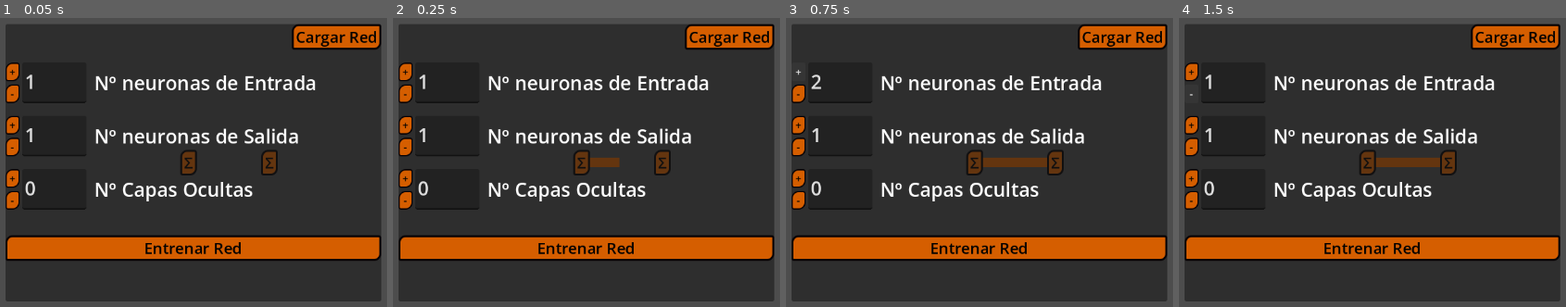
Above: before the commit, frames 1-4 (left to right).
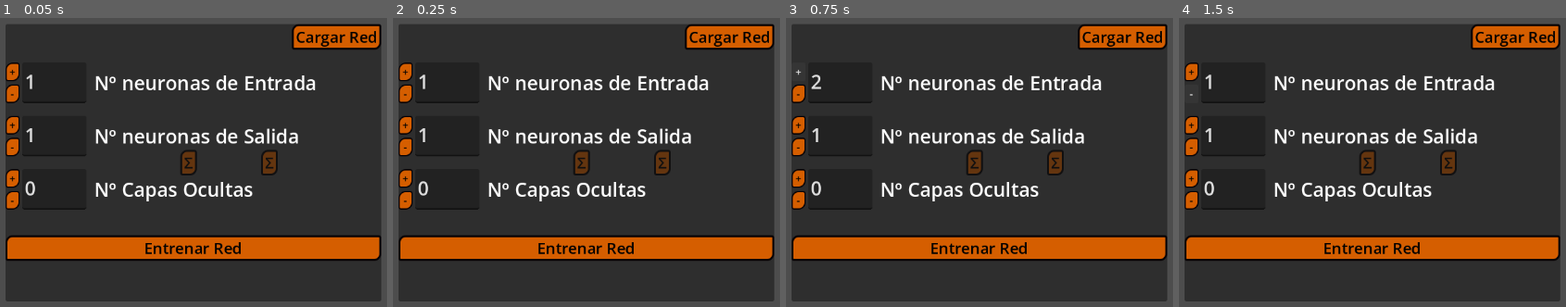
Above: after the commit, the same moments.

Repository: HectorAldao/visualizing_machine_learning
Game: Godot game, scene res://scenes/views/nn_view/nn_view.tscn
Two runs of this game, one before a commit and one after it. Both use one fixed random seed, a clock stepped at 60 frames per second and the inputs below. This scene is started directly instead of the project's main scene.
Inputs:
- Up to frame 1 (0.05 s): no input
- Up to frame 2 (0.25 s): no input
- Up to frame 3 (0.75 s): click "+" at 0.5 s
- Up to frame 4 (1.5 s): click "-" at 1.25 s

Frame 1 is identical in both runs. In frame 2, 0.2% of the frame differs, in the area x 50-59%, y 48-52%; in frame 3, 0.5%, in the area x 50-68%, y 48-52%; in frame 4, 0.5%.
Error after the commit: Invalid access to property or key 'update_conections' on a base object of type 'Node (signals_observer.gd)'. (res://scenes/objects/nn/dense_conection_container…

Commit message:
feat: ready create_nn_menu

Diff:
--- a/godot_project/project.godot
+++ b/godot_project/project.godot
@@ -24,6 +24,7 @@
 
 SignalsObserver="*uid://bysvvf3nfu5lt"
 Constants="*uid://o843gprkd6mi"
+Variables="*uid://pwn8yqm5sg38"
 
 [gui]
 
--- a/godot_project/scenes/interface/nn/create_nn_menu/create_nn_menu.gd
+++ b/godot_project/scenes/interface/nn/create_nn_menu/create_nn_menu.gd
@@ -2,8 +2,6 @@
 
 @onready var vboxcont: VBoxContainer = $VBoxContainer
 @onready var new_neurons_layer: HBoxContainer = $VBoxContainer/NewNeuronsLayer
-
-var neurons_per_layer: Dictionary[int, int] = {0: 1, -1: 1}
 
 # Called when the node enters the scene tree for the first time.
 func _ready() -> void:
@@ -23,9 +21,12 @@
 				continue
 
 			else:
-				var plus_button: Button = c.get_child(0).get_child(0)
-				var minus_button: Button = c.get_child(0).get_child(1)
-				var text_edit: TextEdit = c.get_child(1)
+				#var plus_button: Button = c.get_child(0).get_child(0)
+				#var minus_button: Button = c.get_child(0).get_child(1)
+				#var text_edit: TextEdit = c.get_child(1)
+				var plus_button: Button = c.get_node("VBoxContainer").get_node("PlusButton")
+				var minus_button: Button = c.get_node("VBoxContainer").get_node("MinusButton")
+				var text_edit: TextEdit = c.get_node("TextEdit")
 
 				plus_button.pressed.connect(_on_plus_pressed.bind(c))
 				minus_button.pressed.connect(_on_minus_pressed.bind(c))
@@ -39,7 +40,7 @@
 
 
 ## When the text is changed, there must change 1 or 2 things.
-## Allways must change the dictionary "neurons_per_layer" respecting
+## Allways must change the dictionary "Variables.nn" respecting
 ## the limitations of each TextEdit,
 ## and in the case of a change in the number of layers, there must
 ## be changed the number of children of "NewNeuronsLayer".
@@ -47,32 +48,28 @@
 
 	var submenu_name: String = which.name
 	var textedit: TextEdit = which.get_child(1)
+	if textedit.text == "":
+		return
 	var num_of_wanted_layers: int = int(textedit.text)
 
 	match submenu_name:
 		"NeuronsIn":
 
-			# There can't be less than a neuron
-			if num_of_wanted_layers < 1:
-				textedit.text = "1"
-				neurons_per_layer[0] = 1
-				return
+			num_of_wanted_layers = _check_wanted(num_of_wanted_layers, textedit, 1)
 
-			neurons_per_layer[0] = int(num_of_wanted_layers)
+			Variables.nn[0] = int(num_of_wanted_layers)
 
 		"NeuronsOut":
 
-			# There can't be less than a neuron
-			if num_of_wanted_layers < 1:
-				textedit.text = "1"
-				neurons_per_layer[-1] = 1
-				return
+			num_of_wanted_layers = _check_wanted(num_of_wanted_layers, textedit, 1)
 
-			neurons_per_layer[-1] = int(num_of_wanted_layers)
+			Variables.nn[-1] = int(num_of_wanted_layers)
 
 		"Layers":
 
-			var old_num_of_hidden_layers: int = neurons_per_layer.size() - 2  # Minus the in-layer and out-layer
+			num_of_wanted_layers = _check_wanted(num_of_wanted_layers, textedit, 0)
+
+			var old_num_of_hidden_layers: int = Variables.nn.size() - 2  # Minus the in-layer and out-layer
 
 			# Because the number can be changed by hand (not peressing the plus and minus)
 			# the amount of times that the change must be called is not predecible
@@ -101,7 +98,7 @@
 					new_neurons_layer.add_child(submenu_neurons_in_layer)
 
 					# Then, the dictionary is uptaded
-					neurons_per_layer[new_submenu_neuron_id] = 0
+					Variables.nn[new_submenu_neuron_id] = 0
 
 			# If layers were deleted
 			elif num_of_neurons_changed < 0:
@@ -126,7 +123,7 @@
 					submenu_neurons_in_layer_to_remove.queue_free()
 
 					# And the dictionary is updated
-					neurons_per_layer.erase(submenu_neuron_id_to_remove)
+					Variables.nn.erase(submenu_neuron_id_to_remove)
 
 			else:
 				# This print is only to check if the "text_changed" signal is emited
@@ -134,11 +131,37 @@
 				print("[LOG] The number of neurons to wich the text changed its the same")  #debug
 
 
+func _check_wanted(wanted: int, txtedt: TextEdit, minimum: int) -> int:
+
+	# There can't be less than a neuron, and less than 0 layers
+	if wanted < minimum:
+		txtedt.text = str(minimum)
+		return minimum
+
+	# There can't be more than Constants.NN_LIMITS.max_neurons neurons, and more than Constants.NN_LIMITS.max_layers layers
+	if wanted > Constants.NN_LIMITS.max_neurons:
+		txtedt.text = str(Constants.NN_LIMITS.max_neurons)
+		return Constants.NN_LIMITS.max_neurons
+
+	return wanted
+
+
 func _on_plus_pressed(which: HBoxContainer) -> void:
 
+	var submenu_name: String = which.name
 	var textedit: TextEdit = which.get_child(1)
-	textedit.text = str(int(textedit.text) + 1)
-	textedit.text_changed.emit()
+	var num: int = int(textedit.text)
+
+
+	match submenu_name:
+		"Layers":  # There can be no more that Constants.NN_LIMITS.max_layers layers
+			if num < Constants.NN_LIMITS.max_layers:
+				textedit.text = str(num + 1 )
+				textedit.text_changed.emit()
+		_:  # The number of neurons of in-layer and out-layer cant be more than Constants.NN_LIMITS.max_neurons
+			if num < Constants.NN_LIMITS.max_neurons:
+				textedit.text = str(num + 1 )
+				textedit.text_changed.emit()
 
 
 func _on_minus_pressed(which: HBoxContainer) -> void:
@@ -159,5 +182,5 @@
 				textedit.text_changed.emit()
 
 
-func _update_neuron() -> void:
+func _update_nn() -> void:
 	pass
--- a/godot_project/scenes/interface/nn/create_nn_menu/create_nn_menu.tscn
+++ b/godot_project/scenes/interface/nn/create_nn_menu/create_nn_menu.tscn
@@ -114,58 +114,6 @@
 [node name="NeuronsInLayer" parent="VBoxContainer/NewNeuronsLayer" unique_id=1166179227 instance=ExtResource("3_e6v37")]
 layout_mode = 2
 
-[node name="NeuronsLayer" type="HBoxContainer" parent="VBoxContainer" unique_id=137626683]
-visible = false
-layout_mode = 2
-size_flags_horizontal = 0
-
-[node name="VBoxContainer" type="VBoxContainer" parent="VBoxContainer/NeuronsLayer" unique_id=1243790110]
-layout_mode = 2
-theme_override_constants/separation = 5
-
-[node name="Button" type="Button" parent="VBoxContainer/NeuronsLayer/VBoxContainer" unique_id=1827217041]
-layout_mode = 2
-theme = ExtResource("1_y8h1s")
-text = "+"
-
-[node name="MinusButton" type="Button" parent="VBoxContainer/NeuronsLayer/VBoxContainer" unique_id=895040511]
-layout_mode = 2
-theme = ExtResource("1_y8h1s")
-text = "-"
-
-[node name="TextEdit" type="TextEdit" parent="VBoxContainer/NeuronsLayer" unique_id=1569282598]
-custom_minimum_size = Vector2(100, 0)
-layout_mode = 2
-size_flags_horizontal = 3
-theme = ExtResource("1_y8h1s")
-text = "0"
-
-[node name="Label" type="Label" parent="VBoxContainer/NeuronsLayer" unique_id=1877799795]
-layout_mode = 2
-theme = ExtResource("1_y8h1s")
-text = " Nº Neuronas en Capa "
-
-[node name="TextEdit2" type="TextEdit" parent="VBoxContainer/NeuronsLayer" unique_id=772763617]
-custom_minimum_size = Vector2(100, 0)
-layout_mode = 2
-size_flags_horizontal = 3
-theme = ExtResource("1_y8h1s")
-text = "1"
-
-[node name="VBoxContainer2" type="VBoxContainer" parent="VBoxContainer/NeuronsLayer" unique_id=1904658207]
-layout_mode = 2
-theme_override_constants/separation = 5
-
-[node name="Button" type="Button" parent="VBoxContainer/NeuronsLayer/VBoxContainer2" unique_id=178652568]
-layout_mode = 2
-theme = ExtResource("1_y8h1s")
-text = "+"
-
-[node name="MinusButton" type="Button" parent="VBoxContainer/NeuronsLayer/VBoxContainer2" unique_id=1257384581]
-layout_mode = 2
-theme = ExtResource("1_y8h1s")
-text = "-"
-
 [node name="StartButton" type="Button" parent="VBoxContainer" unique_id=1133381881]
 layout_mode = 2
 text = "Entrenar Red"
--- a/godot_project/scenes/interface/nn/layers_in_neuron_submenu/neurons_in_layer.gd
+++ b/godot_project/scenes/interface/nn/layers_in_neuron_submenu/neurons_in_layer.gd
@@ -13,19 +13,62 @@
 
 
 func _ready() -> void:
+
+	# Connect all the signals
 	plusbutton.pressed.connect(_on_plus_pressed)
 	minusbutton.pressed.connect(_on_minus_pressed)
+	textedit.text_changed.connect(_on_text_changed)
 
 
+## Constructor of the class
 static func newone(new_neuron_id: int) -> NeuronsInLayer:
 	var new_neurons_in_layer: NeuronsInLayer = preload(Constants.SCENES.neuronsinlayer).instantiate()
 	new_neurons_in_layer.neuron_id = new_neuron_id
 	return new_neurons_in_layer
 
 
+## Called when the pluss button is pressed
 func _on_plus_pressed() -> void:
-	SignalsObserver.add_neuron.emit(neuron_id)
+	# The nn dictionary must have the key (just yo be sure)
+	if Variables.nn.has(neuron_id):
+		# And then check if its going to exceed the limits
+		if Variables.nn[neuron_id] < Constants.NN_LIMITS.max_neurons:
+			# If not, all its okey
+			textedit.text = str(int(textedit.text) + 1)
+			textedit.text_changed.emit()
+
+			#Variables.nn[neuron_id] += 1
 
 
 func _on_minus_pressed() -> void:
-	SignalsObserver.remove_neuron.emit(neuron_id)
+	# The nn dictionary must have the key (just yo be sure)
+	if Variables.nn.has(neuron_id):
+		# And then check if its going to exceed the limits
+		if Variables.nn[neuron_id] > 1:
+			# If not, all its okey
+			textedit.text = str(int(textedit.text) - 1)
+			textedit.text_changed.emit()
+
+			#Variables.nn[neuron_id] -= 1
+
+
+func _on_text_changed() -> void:
+
+	var num_of_wanted_neurons: int = int(textedit.text)
+	num_of_wanted_neurons = _check_wanted(num_of_wanted_neurons, textedit, 1)
+	Variables.nn[neuron_id] = num_of_wanted_neurons
+
+
+func _check_wanted(wanted: int, txtedt: TextEdit, minimum: int) -> int:
+
+	# There can't be less than a neuron, and less than 0 layers
+	if wanted < minimum:
+		txtedt.text = str(minimum)
+		return minimum
+
+	# There can't be more than Constants.NN_LIMITS.max_neurons neurons, and more than Constants.NN_LIMITS.max_layers layers
+	if wanted > Constants.NN_LIMITS.max_neurons:
+		txtedt.text = str(Constants.NN_LIMITS.max_neurons)
+		return Constants.NN_LIMITS.max_neurons
+
+	return wanted
--- a/godot_project/scenes/objects/nn/nn/neural_network.gd
+++ b/godot_project/scenes/objects/nn/nn/neural_network.gd
@@ -2,6 +2,8 @@
 
 
 @onready var layers: HBoxContainer = $Layers
+
+var nn_dict: Dictionary[int, int]
 
 
 func _ready() -> void:
--- a/godot_project/scripts/constants.gd
+++ b/godot_project/scripts/constants.gd
@@ -25,3 +25,8 @@
 	"noleaf": "uid://cmsv2q8q35lvy",
 	"nodedefault": "uid://dxluxv1xceiqb"
 }
+
+const NN_LIMITS: Dictionary[String, int] = {
+	"max_layers" = 6,
+	"max_neurons" = 6,
+}
--- a/godot_project/scripts/signals_observer.gd
+++ b/godot_project/scripts/signals_observer.gd
@@ -15,21 +15,7 @@
 
 
 # scenes/interface/nn/create_nn_menu/create_nn_menu.gd
-signal plus(which: String, layer: int)
-signal minus(which: String, layer: int)
-signal create_nn_menu_button(which: String)
-
-
-#
-signal add_layer()
-signal remove_layer()
-
-
-#
-signal add_neuron(layer: int)
-signal remove_neuron(layer: int)
-signal change_layer(layer: int)
-signal update_conections(layer: int, neuron: int)
+signal update_nn_layer(layer_id)
 
 
 @warning_ignore_restore("unused_signal")
--- /dev/null
+++ b/godot_project/scripts/variables.gd
@@ -0,0 +1,3 @@
+extends Node
+
+var nn: Dictionary[int, int] = {0: 1, -1: 1}
Not shown, added: godot_project/scripts/variables.gd.uid
Not shown, changed: godot_project/session_nn.vim
